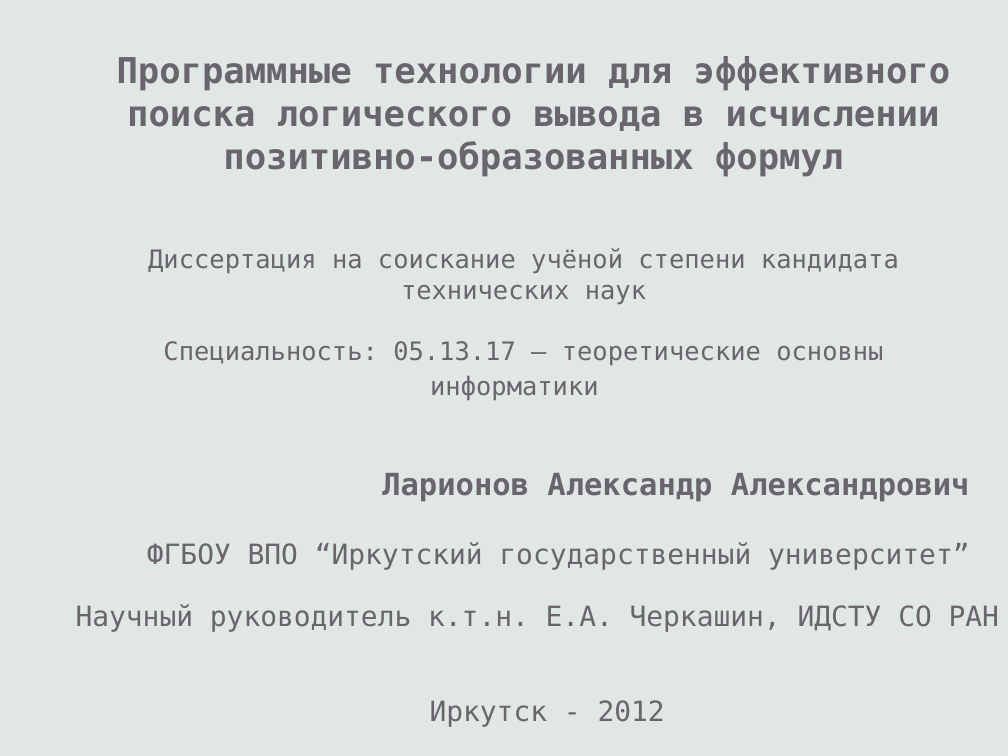
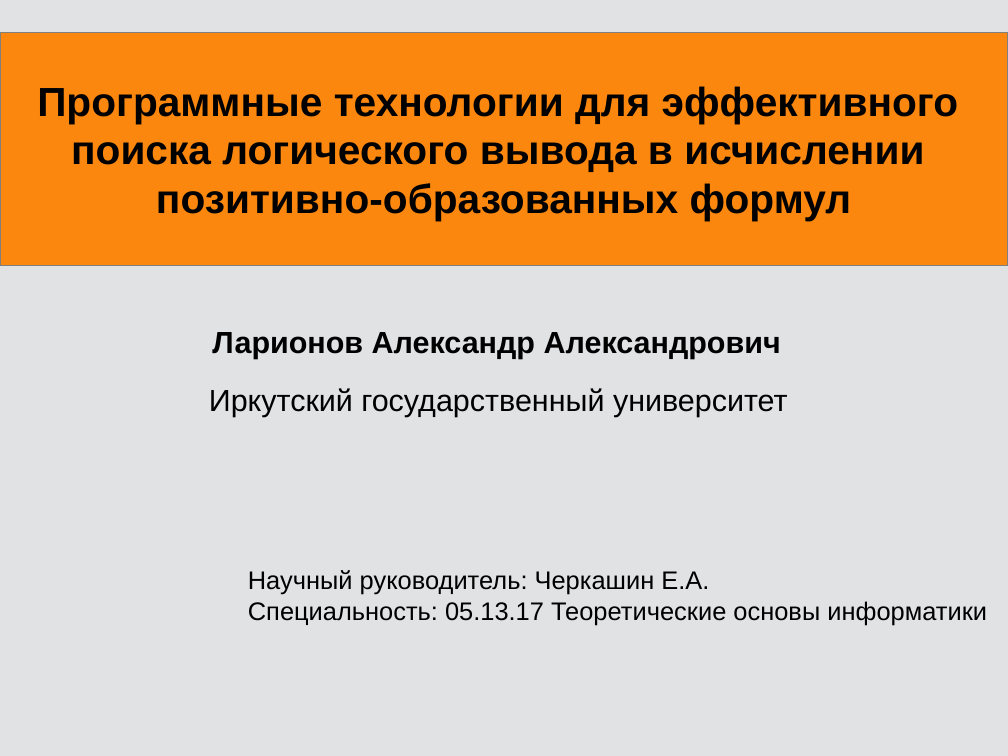
Before and after one commit to eugeneai/prisnif, a slide deck: slide 1 of brick/pres/pacman.odp. Drawn at 1008x756 pixels with LibreOffice and Linux fonts; fonts in the diff are those of the drawing. Boxes give left, top, right and bottom in pixels: in the first picture for what was removed or moved away, otherwise in the second. Text is boxed around its words. In the diff, an @@ line names an element or a change of style, - is before the commit and + after.

```diff
--- a/brick/pres/pacman.odp
+++ b/brick/pres/pacman.odp
@@ background #E1E7E5 to #E1E2E4 @@
@@ rectangle "Программные технологии для эффективного": place and size @@
-rectangle "Программные технологии для эффективного" at box(117, 56, 951, 176)
+rectangle "Программные технологии для эффективного" at box(0, 32, 1008, 265)
@@ rectangle "Программные технологии для эффективного" at box(0, 32, 1008, 265): vertical alignment top to middle; fill none to #FB870E; outline none to #808080 0 pt @@
@@ text in rectangle at box(37, 86, 958, 221): text changed; size 28 to 32 pt; font DejaVu Sans Mono to Arial; text colour #69656C to #000000 @@
-Программные технологии для эффективного поиска логического вывода в исчислении позитивно-образованных формул
+Программные технологии для эффективного
+поиска логического вывода в исчислении
+позитивно-образованных формул
@@ text removed at box(148, 248, 899, 400) @@
-Диссертация на соискание учёной степени кандидата технических наук
-Специальность: 05.13.17 – теоретические основны информатики
@@ text "Ларионов Александр Александрович": place and size @@
-text "Ларионов Александр Александрович" at box(382, 473, 970, 501)
+text "Ларионов Александр Александрович" at box(212, 332, 781, 359)
@@ text "Ларионов Александр Александрович" at box(212, 332, 781, 359): font DejaVu Sans Mono to Arial, text colour #69656C to #000000; alignment right to left @@
@@ text at box(209, 388, 788, 417): text changed; size 22 to 24 pt; font DejaVu Sans Mono to Arial; text colour #69656C to #000000 @@
-ФГБОУ ВПО “Иркутский государственный университет”
+Иркутский государственный университет
@@ text added at box(248, 570, 987, 625), 20 pt, text #000000 @@
+Научный руководитель: Черкашин Е.А.
+Специальность: 05.13.17 Теоретические основы информатики
@@ text removed at box(76, 604, 999, 631) @@
-Научный руководитель к.т.н. Е.А. Черкашин, ИДСТУ СО РАН
@@ text removed at box(430, 700, 665, 726) @@
-Иркутск - 2012
```
Also in this commit, not shown: 17 other slides changed, 32 slides added, 39 slides removed, 2 other files.
